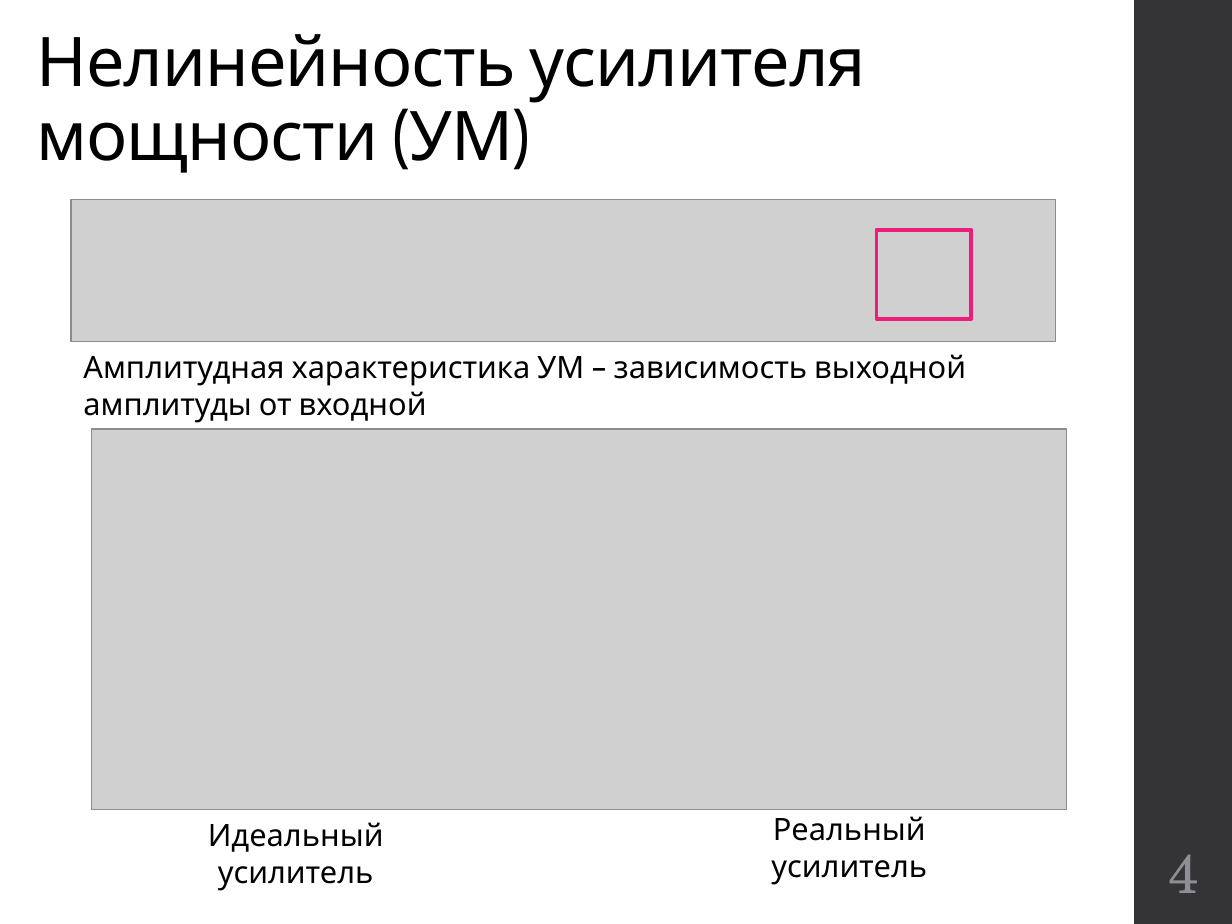
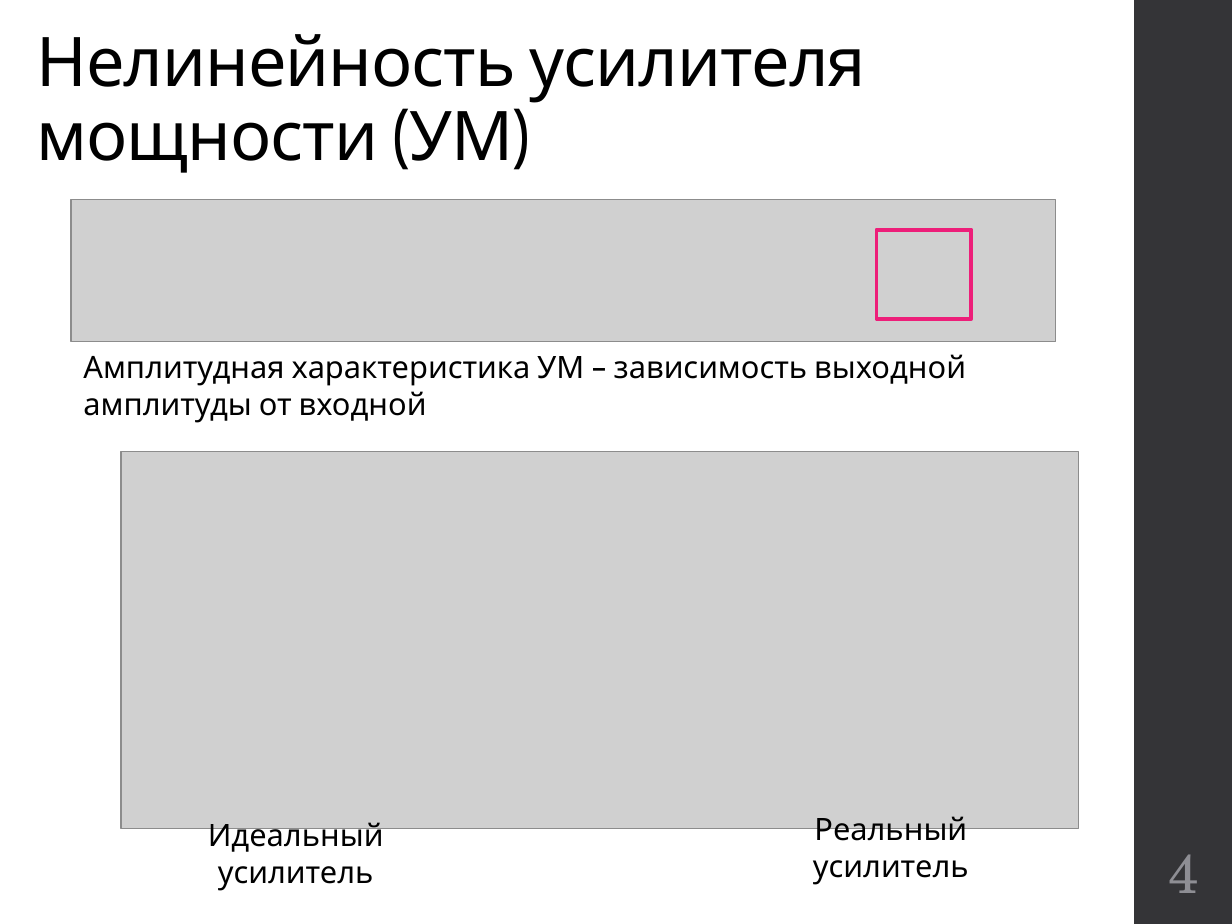
Before and after one commit to kannab98/graduation-paper, a slide deck: slide 4 of Presentation.pptx. Drawn at 1232x924 pixels with LibreOffice and Linux fonts; fonts in the diff are those of the drawing; grey boxes stand for pictures. Boxes give left, top, right and bottom in pixels: in the first picture for what was removed or moved away, otherwise in the second. Text is boxed around its words. In the diff, an @@ line names an element or a change of style, - is before the commit and + after.

```diff
--- a/Presentation.pptx
+++ b/Presentation.pptx
@@ picture: place and size @@
-picture at bbox=[91, 429, 1066, 809]
+picture at bbox=[121, 452, 1078, 829]
@@ text "Реальный усилитель": place and size @@
-text "Реальный усилитель" at bbox=[771, 816, 927, 885]
+text "Реальный усилитель" at bbox=[813, 816, 969, 885]
```
Also in this commit, not shown: 8 other slides changed, 1 slide added, 10 other files.
